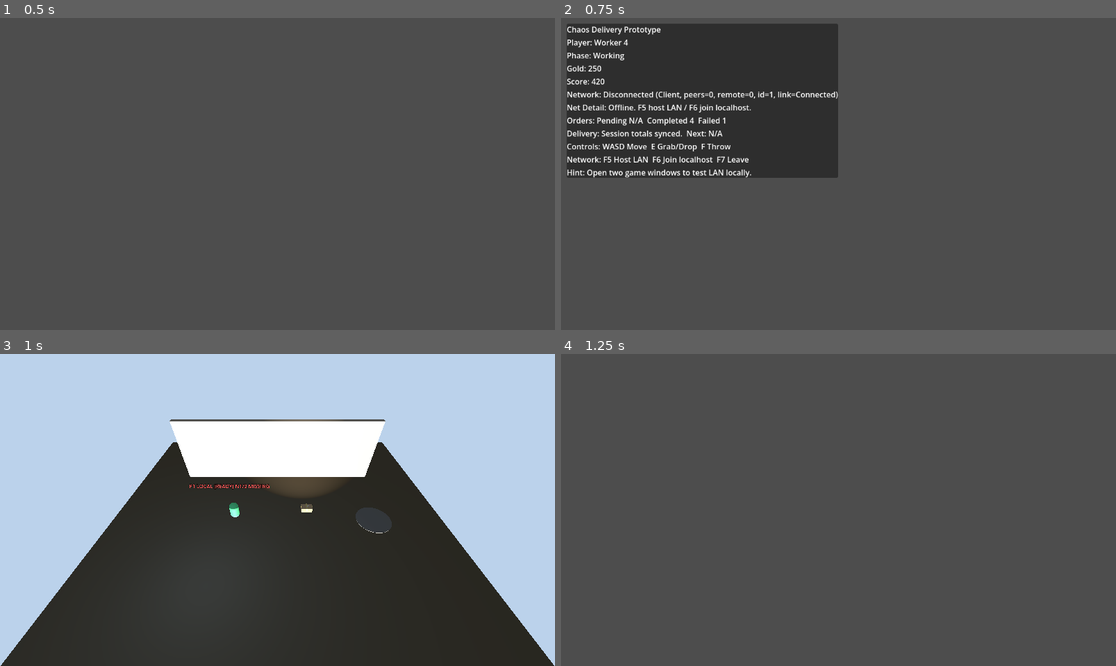
Above: before the commit, frames 1-4 (two rows, left to right).
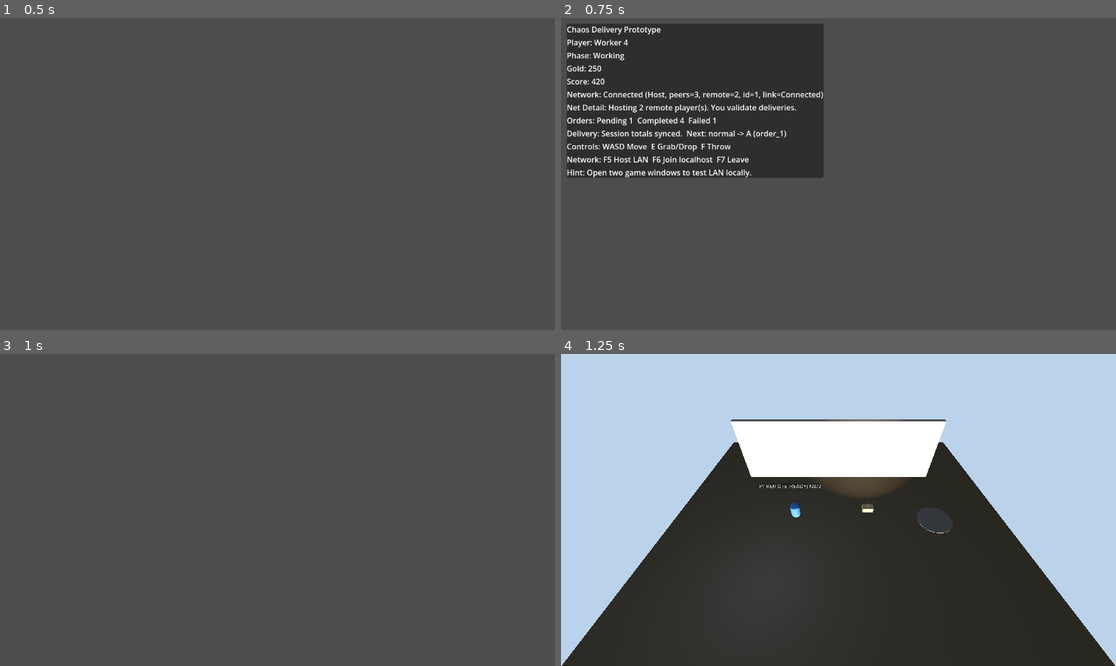
Above: after the commit, the same moments.

Repository: HXSLtim/chaosDelivery
Game: Godot game, scene res://tests/run_tests.tscn
Two runs of this game, one before a commit and one after it. Both use one fixed random seed, a clock stepped at 60 frames per second and the inputs below. This scene is started directly instead of the project's main scene.
Inputs:
- Up to frame 1 (0.5 s): no input
- Up to frame 2 (0.75 s): tap Enter at 0.5 s; hold D (move_right) from 0.53 s (still down); tap E (grab) at 0.6 s
- Up to frame 3 (1 s): keep holding D (move_right); tap F (throw) at 0.8 s
- Up to frame 4 (1.25 s): keep holding D (move_right)

Frame 1 is identical in both runs. In frame 2, 2.5% of the frame differs, in the area x 7-50%, y 2-52%; in frame 3, 97%, in the area x 0-100%, y 0-100%; in frame 4, 97%.

Commit message:
Fix package landing and delivery tracking issues

Diff:
--- a/src/autoload/network_manager.gd
+++ b/src/autoload/network_manager.gd
@@ -44,7 +44,8 @@
 func get_connected_peer_ids() -> Array[int]:
 	var peer_ids: Array[int] = []
 	for peer_id in connected_peers.keys():
-		peer_ids.append(int(peer_id))
+		if peer_id is int or peer_id is float:
+			peer_ids.append(int(peer_id))
 	return peer_ids
 
 
--- a/src/entities/delivery_zone.gd
+++ b/src/entities/delivery_zone.gd
@@ -172,7 +172,10 @@
 		return
 
 	var state_changed_callable := Callable(self, "_on_tracked_package_state_changed").bind(node)
-	_pending_landing_packages[package_key] = state_changed_callable
+	_pending_landing_packages[package_key] = {
+		"node": node,
+		"callable": state_changed_callable
+	}
 	if not node.is_connected("package_state_changed", state_changed_callable):
 		node.connect("package_state_changed", state_changed_callable)
 
@@ -185,7 +188,8 @@
 	if not _pending_landing_packages.has(package_key):
 		return
 
-	var state_changed_callable: Callable = _pending_landing_packages.get(package_key)
+	var entry: Dictionary = _pending_landing_packages.get(package_key, {})
+	var state_changed_callable: Callable = entry.get("callable", Callable())
 	_pending_landing_packages.erase(package_key)
 	if is_instance_valid(node) and node.has_signal("package_state_changed") and node.is_connected("package_state_changed", state_changed_callable):
 		node.disconnect("package_state_changed", state_changed_callable)
@@ -193,20 +197,20 @@
 
 func _clear_pending_landing_tracking() -> void:
 	for package_key in _pending_landing_packages.keys():
-		var state_changed_callable: Callable = _pending_landing_packages.get(package_key)
-		for body in get_overlapping_bodies():
-			if body != null and is_instance_valid(body) and body.get_instance_id() == int(package_key):
-				if body.has_signal("package_state_changed") and body.is_connected("package_state_changed", state_changed_callable):
-					body.disconnect("package_state_changed", state_changed_callable)
-				break
+		var entry: Dictionary = _pending_landing_packages.get(package_key, {})
+		var body: Node = entry.get("node", null)
+		var state_changed_callable: Callable = entry.get("callable", Callable())
+		if body != null and is_instance_valid(body) and body.has_signal("package_state_changed") and body.is_connected("package_state_changed", state_changed_callable):
+			body.disconnect("package_state_changed", state_changed_callable)
 	_pending_landing_packages.clear()
 
 
-func _on_tracked_package_state_changed(new_state: int, _previous_state: int, node: Node) -> void:
+func _on_tracked_package_state_changed(new_state: Variant, _previous_state: Variant, node: Node) -> void:
 	if node == null or not is_instance_valid(node):
 		_untrack_pending_landing_package(node)
 		return
-	if new_state != 0:
+	var state_int := int(new_state) if new_state is int else int(Package.State.ON_GROUND)
+	if state_int != int(Package.State.ON_GROUND):
 		return
 
 	_untrack_pending_landing_package(node)
--- a/src/entities/package.gd
+++ b/src/entities/package.gd
@@ -12,6 +12,8 @@
 
 @export var package_id: String = ""
 @export var package_type: String = "normal"
+@export var landing_linear_velocity_threshold_squared: float = 0.01
+@export var landing_angular_velocity_threshold_squared: float = 0.01
 
 var current_state: State = State.ON_GROUND
 var authority_peer_id_hint: int = 1
@@ -37,6 +39,7 @@
 
 func _physics_process(_delta: float) -> void:
 	_recover_stale_holder()
+	_update_thrown_state()
 
 
 func _recover_stale_holder() -> void:
@@ -65,6 +68,18 @@
 			package_holder_changed.emit(holder)
 		if current_state == State.HELD:
 			_change_state(State.ON_GROUND)
+
+
+func _update_thrown_state() -> void:
+	if current_state != State.THROWN:
+		return
+	if holder != null or freeze:
+		return
+	if linear_velocity.length_squared() > landing_linear_velocity_threshold_squared:
+		return
+	if angular_velocity.length_squared() > landing_angular_velocity_threshold_squared:
+		return
+	_change_state(State.ON_GROUND)
 
 
 func request_grab(by: Node3D, requester_peer_id: int = 0) -> bool:
--- a/tests/game_state_signal_behavior_test.gd
+++ b/tests/game_state_signal_behavior_test.gd
@@ -179,6 +179,7 @@
 
 	network_manager.connected_peers = {
 		1: true,
+		# Large peer ids simulate ENet-assigned remote peer identifiers rather than stable player slots.
 		1096654874: true
 	}
 
@@ -217,6 +218,7 @@
 		return
 
 	network_manager.connected_peers = {
+		# Large peer ids simulate ENet-assigned remote peer identifiers rather than stable player slots.
 		2147483640: true,
 		1: true,
 		1096654874: true
--- a/tests/hud_session_behavior_test.gd
+++ b/tests/hud_session_behavior_test.gd
@@ -12,6 +12,7 @@
 	var is_connecting: bool = false
 	var connection_state: int = 2
 	var last_connection_error: int = int(OK)
+	# Large peer ids simulate ENet-assigned remote peer identifiers rather than stable local slots.
 	var connected_peers: Dictionary = {1: true, 1096654874: true}
 
 	func get_peer_slot(peer_id: int) -> int:
--- a/tests/network_manager_helper_test.gd
+++ b/tests/network_manager_helper_test.gd
@@ -17,6 +17,7 @@
 	_test_get_local_peer_slot_returns_slot_one_while_hosting()
 	_test_apply_state_updates_flags_and_clears_peers()
 	_test_clear_connection_state_respects_host_reset_parameter()
+	_test_get_connected_peer_ids_ignores_non_numeric_keys()
 
 	_restore_network_state()
 	return _failures
@@ -107,12 +108,26 @@
 	var network_manager := _network_manager()
 	network_manager.leave_game()
 	_assert(network_manager.host_game() == OK, "setup should allow hosting for local peer slot test")
+	# Large peer ids simulate ENet-assigned remote peer identifiers rather than stable local slots.
 	network_manager.connected_peers = {
 		1: true,
 		1096654874: true
 	}
 	_assert(network_manager.get_local_peer_slot() == 1, "host should always report local slot P1 while hosting")
 	network_manager.leave_game()
+
+
+func _test_get_connected_peer_ids_ignores_non_numeric_keys() -> void:
+	var network_manager := _network_manager()
+	network_manager.connected_peers = {
+		1: true,
+		"not_a_peer": true,
+		3.0: true
+	}
+
+	var peer_ids: Array[int] = network_manager.get_connected_peer_ids()
+	peer_ids.sort()
+	_assert(peer_ids == [1, 3], "get_connected_peer_ids should ignore non-numeric peer keys")
 
 
 func _capture_network_state() -> void:
--- a/tests/order_delivery_behavior_test.gd
+++ b/tests/order_delivery_behavior_test.gd
@@ -20,6 +20,7 @@
 	await _test_delivery_zone_uses_node_name_when_package_id_missing()
 	await _test_delivery_zone_rejects_when_order_manager_is_missing()
 	await _test_delivery_zone_rechecks_thrown_package_after_landing_inside_zone()
+	await _test_delivery_zone_reset_disconnects_pending_landing_package_callbacks()
 
 	return _failures
 
@@ -402,6 +403,61 @@
 	await _tree.process_frame
 
 
+func _test_delivery_zone_reset_disconnects_pending_landing_package_callbacks() -> void:
+	var world := _make_world("DeliveryZoneTrackedLandingReset")
+	var gameplay := Node.new()
+	gameplay.name = "Gameplay"
+	world.add_child(gameplay)
+
+	var manager = ORDER_MANAGER_SCRIPT.new()
+	gameplay.add_child(manager)
+
+	var zone = DELIVERY_ZONE_SCENE.instantiate()
+	zone.auto_seed_static_order = false
+	zone.destination_id = "A"
+	gameplay.add_child(zone)
+
+	var holder := Node3D.new()
+	holder.name = "TrackedLandingHolder"
+	world.add_child(holder)
+
+	var package = PACKAGE_SCENE.instantiate()
+	package.name = "PkgTrackedLanding"
+	package.package_id = "pkg_tracked_landing"
+	package.package_type = "normal"
+	world.add_child(package)
+	await _tree.process_frame
+
+	manager.clear_orders()
+	manager.create_order("normal", "A")
+
+	_assert(package.request_grab(holder, 1), "setup should allow tracked package grab")
+	_assert(package.request_drop(Vector3(4.0, 0.0, 0.0)), "setup should allow tracked package throw")
+	zone._on_body_entered(package)
+
+	_assert(
+		not zone._pending_landing_packages.is_empty(),
+		"delivery zone should track thrown packages that land inside the zone"
+	)
+	var tracked_entry: Dictionary = zone._pending_landing_packages.get(package.get_instance_id(), {})
+	var tracked_callable: Callable = tracked_entry.get("callable", Callable())
+	_assert(
+		package.is_connected("package_state_changed", tracked_callable),
+		"delivery zone should connect a landing callback for tracked packages"
+	)
+
+	zone.reset_delivery_tracking()
+
+	_assert(zone._pending_landing_packages.is_empty(), "delivery zone reset should clear pending landing tracking")
+	_assert(
+		not package.is_connected("package_state_changed", tracked_callable),
+		"delivery zone reset should disconnect tracked package state callbacks"
+	)
+
+	world.queue_free()
+	await _tree.process_frame
+
+
 func _make_world(name: String) -> Node3D:
 	var world := Node3D.new()
 	world.name = name
--- a/tests/package_behavior_test.gd
+++ b/tests/package_behavior_test.gd
@@ -18,6 +18,7 @@
 	await _test_stale_holder_recovers_cleanly()
 	await _test_invalid_held_snapshot_falls_back_to_ground_state()
 	await _test_grabbable_component_throttles_stale_holder_recovery_in_physics()
+	await _test_thrown_package_returns_to_ground_when_motion_stabilizes()
 
 	return _failures
 
@@ -187,6 +188,30 @@
 	await _tree.process_frame
 
 
+func _test_thrown_package_returns_to_ground_when_motion_stabilizes() -> void:
+	var world := _make_world("ThrownLandingStateRecovery")
+	var packages := world.get_node("Packages")
+	var holder := _make_holder("ThrowLandingHolder")
+	world.add_child(holder)
+
+	var package = PACKAGE_SCENE.instantiate()
+	packages.add_child(package)
+	await _tree.process_frame
+
+	_assert(package.request_grab(holder, 1), "setup should allow grab before throw")
+	_assert(package.request_drop(Vector3(3.0, 0.0, 0.0)), "setup should allow throw impulse")
+	_assert(package.get_state() == package.State.THROWN, "thrown package should enter THROWN state immediately after drop impulse")
+
+	package.linear_velocity = Vector3.ZERO
+	package.angular_velocity = Vector3.ZERO
+	package._physics_process(1.0 / 60.0)
+
+	_assert(package.get_state() == package.State.ON_GROUND, "thrown package should return to ON_GROUND after motion stabilizes")
+
+	world.queue_free()
+	await _tree.process_frame
+
+
 func _make_world(name: String) -> Node3D:
 	var world := Node3D.new()
 	world.name = name
--- a/tests/player_input_package_stability_test.gd
+++ b/tests/player_input_package_stability_test.gd
@@ -212,6 +212,7 @@
 
 	network_manager.leave_game()
 	_assert(network_manager.host_game() == OK, "setup should host a local session for player display peer slot test")
+	# Large peer ids simulate ENet-assigned remote peer identifiers rather than stable player slots.
 	network_manager.connected_peers = {
 		1: true,
 		1096654874: true
@@ -240,6 +241,7 @@
 	network_manager.leave_game()
 	network_manager.connected_peers = {}
 	_assert(network_manager.host_game() == OK, "setup should host a local session for networked label test")
+	# Large peer ids simulate ENet-assigned remote peer identifiers rather than stable player slots.
 	network_manager.connected_peers = {
 		1: true,
 		1096654874: true
